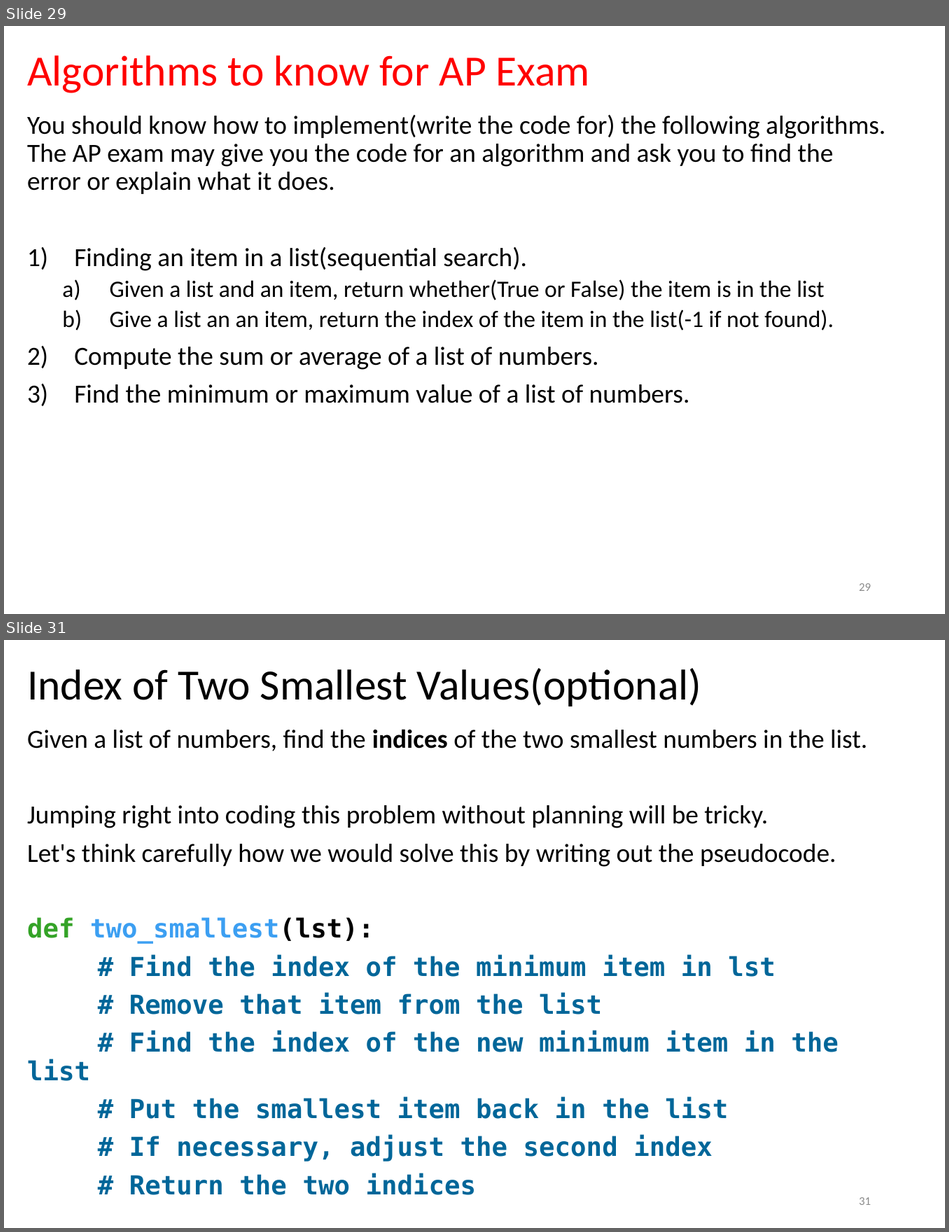
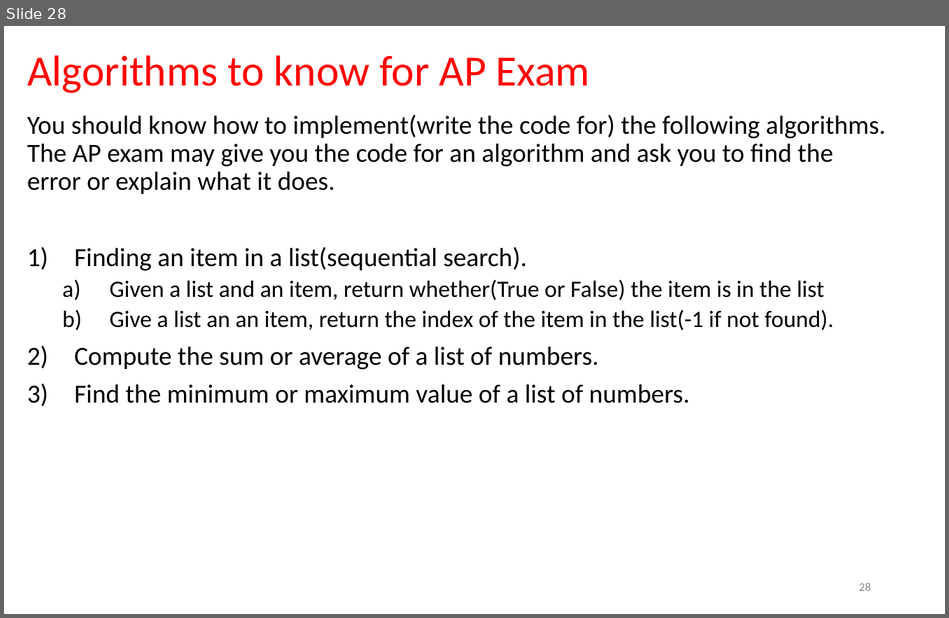
Before and after one commit to LongBaoNguyen/longbaonguyen.github.io, a slide deck: courses/apcsp/lect22.pptx. Shown one above the other, each under a label of ours: slides 29 and 31 before the commit, slide 28 after it; the slides between them are not shown. The pictures are 949x1232 and 949x618 pixels, drawn with LibreOffice and Linux fonts; fonts in the diff are those of the drawing. Boxes give left, top, right and bottom in pixels: in the first picture for what was removed or moved away, otherwise in the second. Text is boxed around its words. In the diff, an @@ line names an element or a change of style, - is before the commit and + after.

```diff
--- a/courses/apcsp/lect22.pptx
+++ b/courses/apcsp/lect22.pptx
@@ slide 31 removed at (4, 640, 945, 1228), background #FFFFFF @@
@@ title removed at (27, 668, 702, 706) @@
-Index of Two Smallest Values(optional)
@@ text removed at (27, 729, 867, 1195) @@
-Given a list of numbers, find the indices of the two smallest numbers in the list.
-Jumping right into coding this problem without planning will be tricky.
-Let's think carefully how we would solve this by writing out the pseudocode.
-def two_smallest(lst):
-# Find the index of the minimum item in lst
-# Remove that item from the list
-# Find the index of the new minimum item in the list
-# Put the smallest item back in the list
-# If necessary, adjust the second index
-# Return the two indices
@@ page number removed at (859, 1197, 871, 1205) @@
-31
@@ what was slide 29 is now slide 28 @@
@@ page number at (859, 582, 871, 591): text changed @@
-29
+28
```
Also in this commit, not shown: 4 other slides removed, 1 other file.
